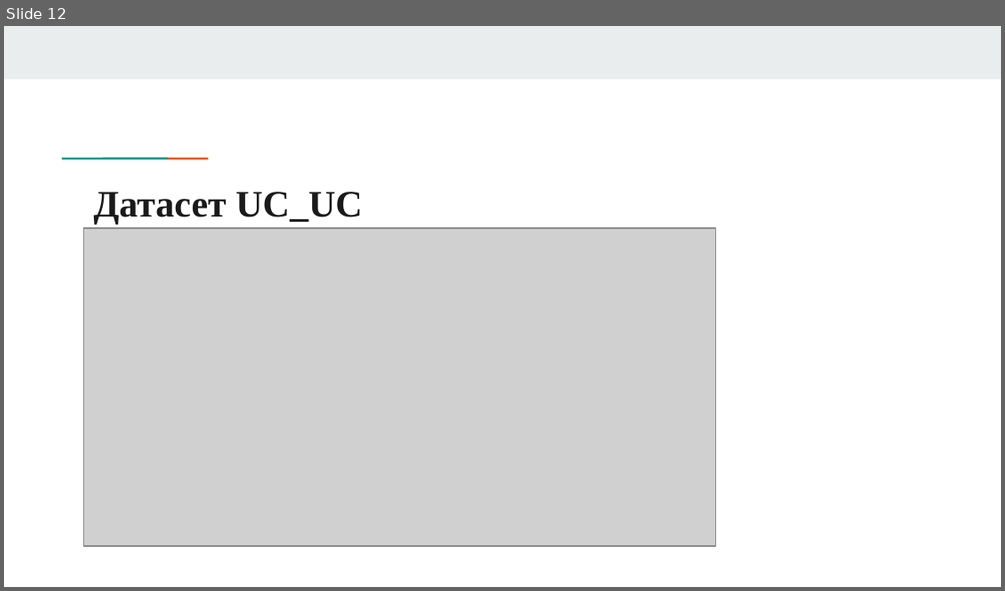
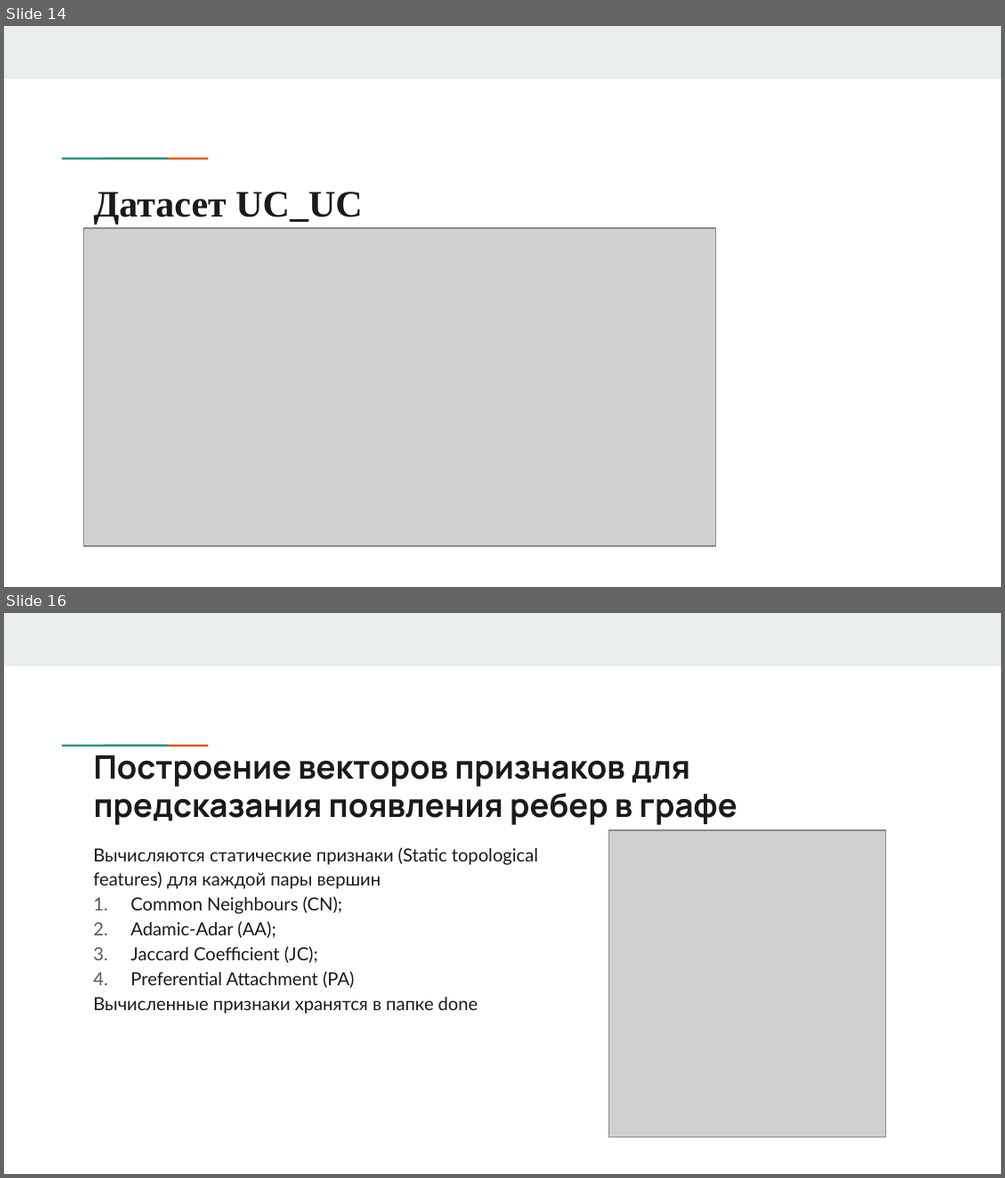
Before and after one commit to answerIII/GraphTheory2022-2023, a slide deck: notes/Team17.pptx. Shown one above the other, each under a label of ours: slide 12 before the commit, slides 14 and 16 after it; the slides between them are not shown. The pictures are 1005x591 and 1005x1178 pixels, drawn with LibreOffice and Linux fonts; fonts in the diff are those of the drawing; grey boxes stand for pictures. Boxes give left, top, right and bottom in pixels: in the first picture for what was removed or moved away, otherwise in the second. Text is boxed around its words. In the diff, an @@ line names an element or a change of style, - is before the commit and + after.

```diff
--- a/notes/Team17.pptx
+++ b/notes/Team17.pptx
@@ slide 16 added at <box>4,613,1001,1174</box>, background #FFFFFF; not listed: 3 template elements that a slide beside it also shows @@
@@ title added at <box>94,755,737,825</box>, 23.4 pt, text #1A1A1A, bold @@
+Построение векторов признаков для предсказания появления ребер в графе
@@ text added at <box>93,847,538,1013</box>, 13 pt, text #1A1A1A @@
+Вычисляются статические признаки (Static topological features) для каждой пары вершин
+1. Common Neighbours (CN);
+2. Adamic-Adar (AA);
+3. Jaccard Coefficient (JC);
+4. Preferential Attachment (PA)
+Вычисленные признаки хранятся в папке done
@@ picture added at <box>609,830,886,1137</box> @@
@@ what was slide 12 is now slide 14 @@
```
Also in this commit, not shown: 7 slides changed, 5 other slides added, 2 other files.
